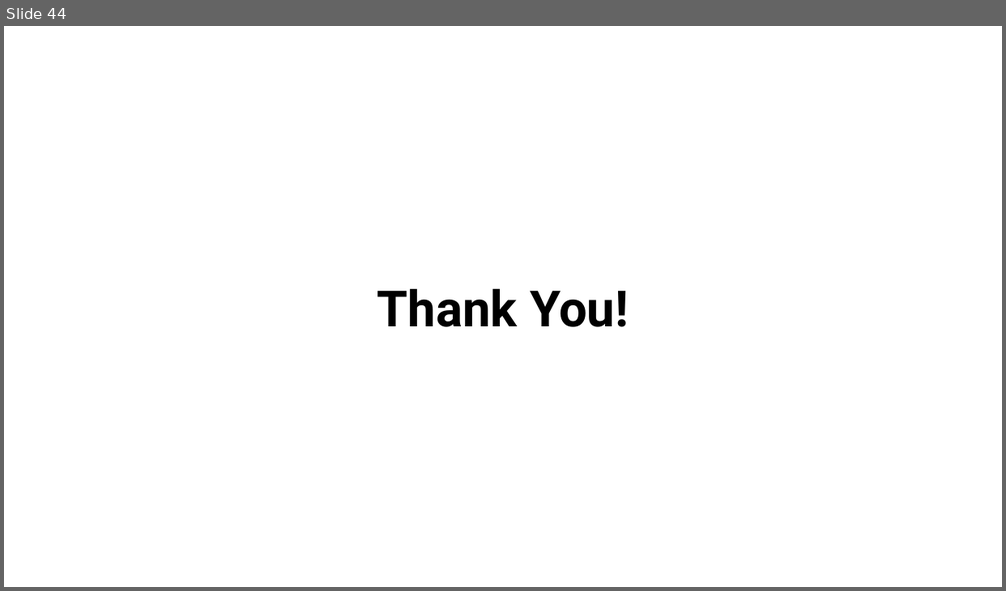
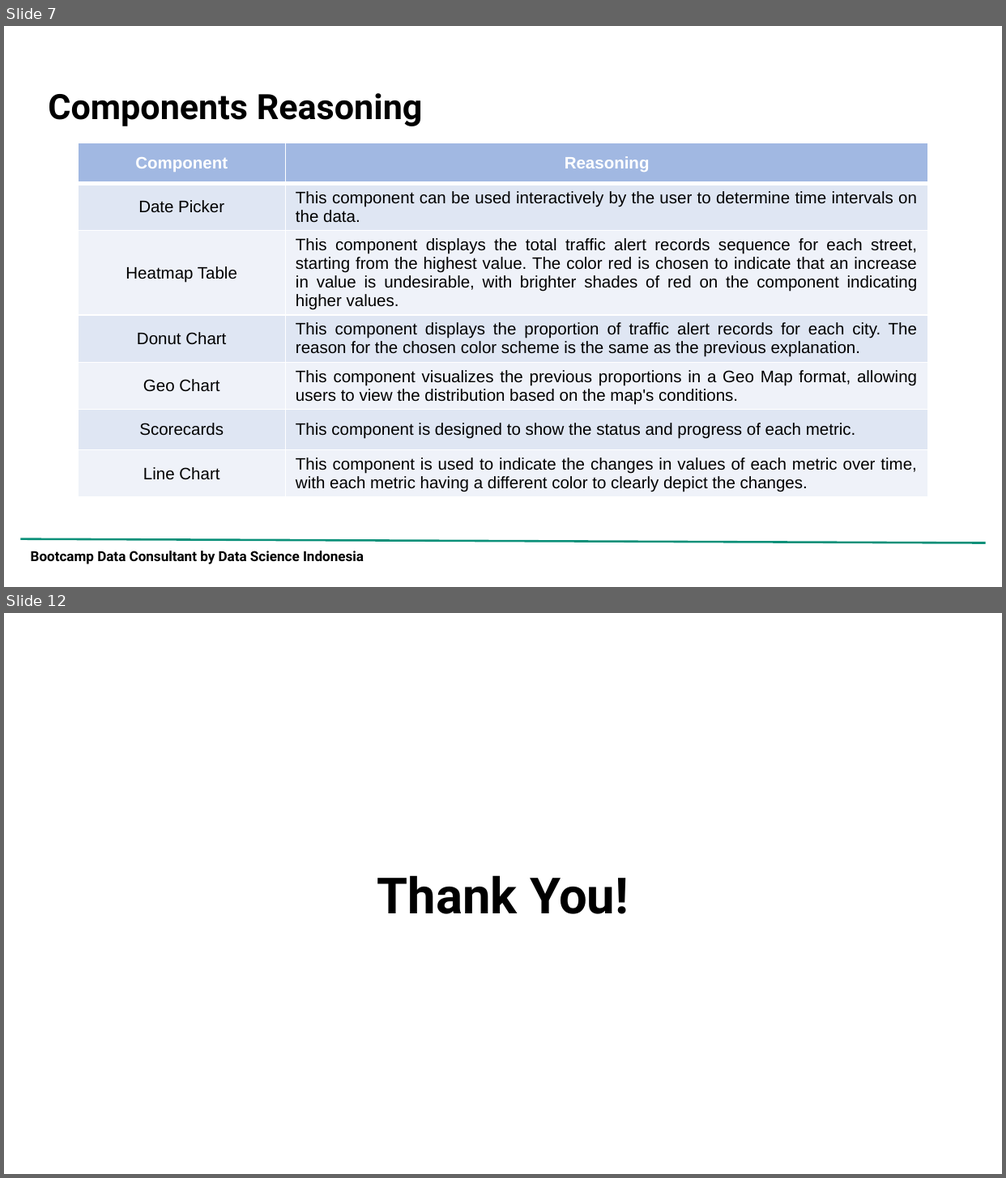
Before and after one commit to adrn-mm/DSLS_Mini-Project-DA_Adrian-Maulana-Muhammad, a slide deck: reports/Project Report_Mini Project DA_Adrian Maulana Muhammad.pptx. Shown one above the other, each under a label of ours: slide 44 before the commit, slides 7 and 12 after it; the slides between them are not shown. The pictures are 1006x591 and 1006x1178 pixels, drawn with LibreOffice and Linux fonts; fonts in the diff are those of the drawing; background and template pictures are left out. Boxes give left, top, right and bottom in pixels: in the first picture for what was removed or moved away, otherwise in the second. Text is boxed around its words. In the diff, an @@ line names an element or a change of style, - is before the commit and + after.

```diff
--- a/reports/Project Report_Mini Project DA_Adrian Maulana Muhammad.pptx
+++ b/reports/Project Report_Mini Project DA_Adrian Maulana Muhammad.pptx
@@ slide 7 added at bbox=[4, 26, 1002, 587], background picture (left out) @@
@@ title added at bbox=[48, 93, 423, 126], 25.2 pt, text #000000, bold @@
+Components Reasoning
@@ table added at bbox=[78, 143, 928, 513], 7 rows, 2 columns @@
+Component | Reasoning
+Date Picker | This component can be used interactively by the user to determine time intervals on the data.
+Heatmap Table | This component displays the total traffic alert records sequence for each street, starting from the highest value. The color red is chosen to indicate that an increase in value is undesirable, with brighter shades of red on the component indicating higher values.
+Donut Chart | This component displays the proportion of traffic alert records for each city. The reason for the chosen color scheme is the same as the previous explanation.
+Geo Chart | This component visualizes the previous proportions in a Geo Map format, allowing users to view the distribution based on the map's conditions.
+Scorecards | This component is designed to show the status and progress of each metric.
+Line Chart | This component is used to indicate the changes in values of each metric over time, with each metric having a different color to clearly depict the changes.
@@ line added from (21, 539) to (985, 543), #0A9079 1.5 pt @@
@@ text added at bbox=[31, 551, 364, 565], 10 pt, text #000000, bold @@
+Bootcamp Data Consultant by Data Science Indonesia
@@ what was slide 44 is now slide 12 @@
```
Also in this commit, not shown: 7 slides changed, 3 other slides added, 36 slides removed, 1 other file.
